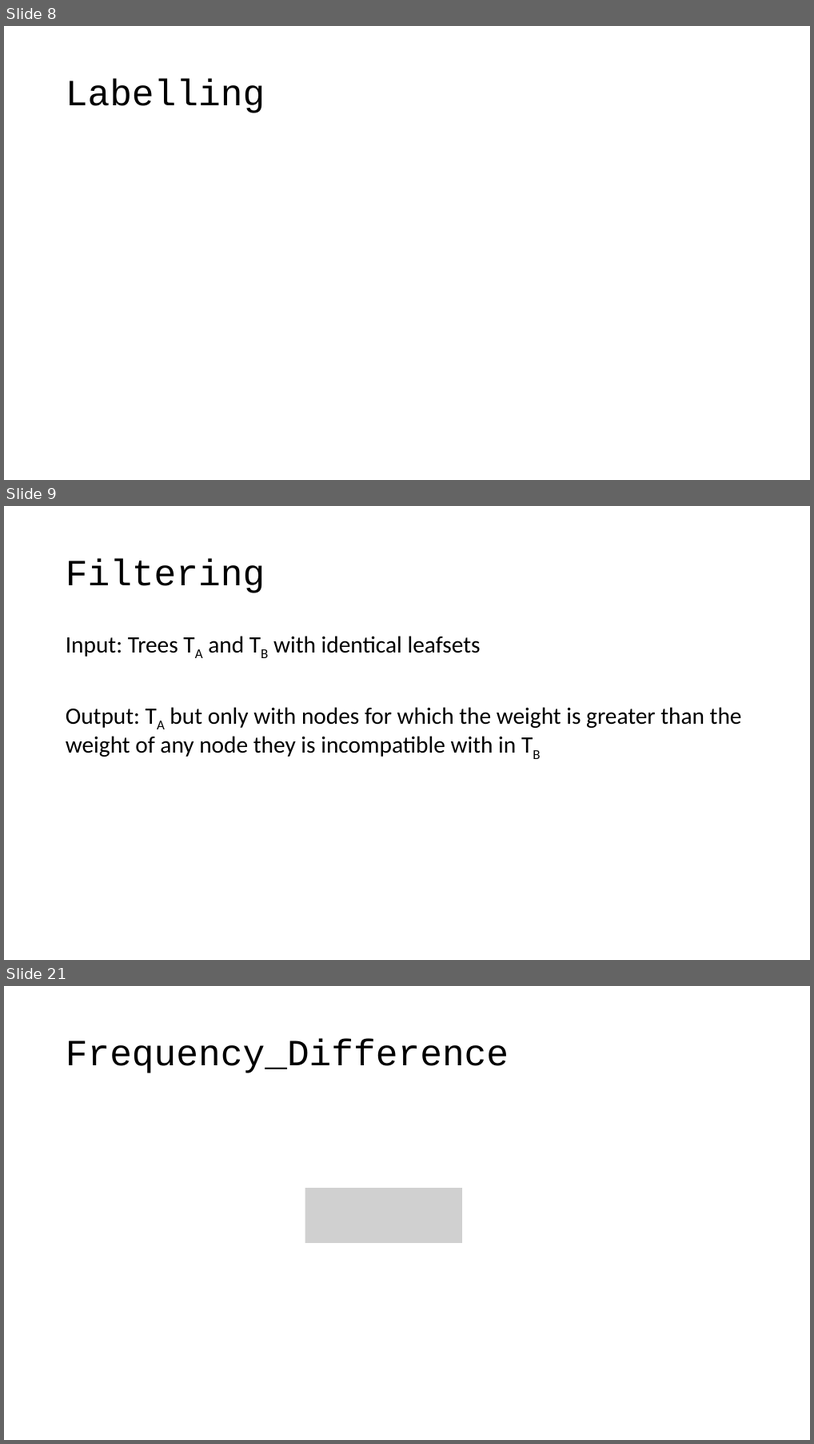
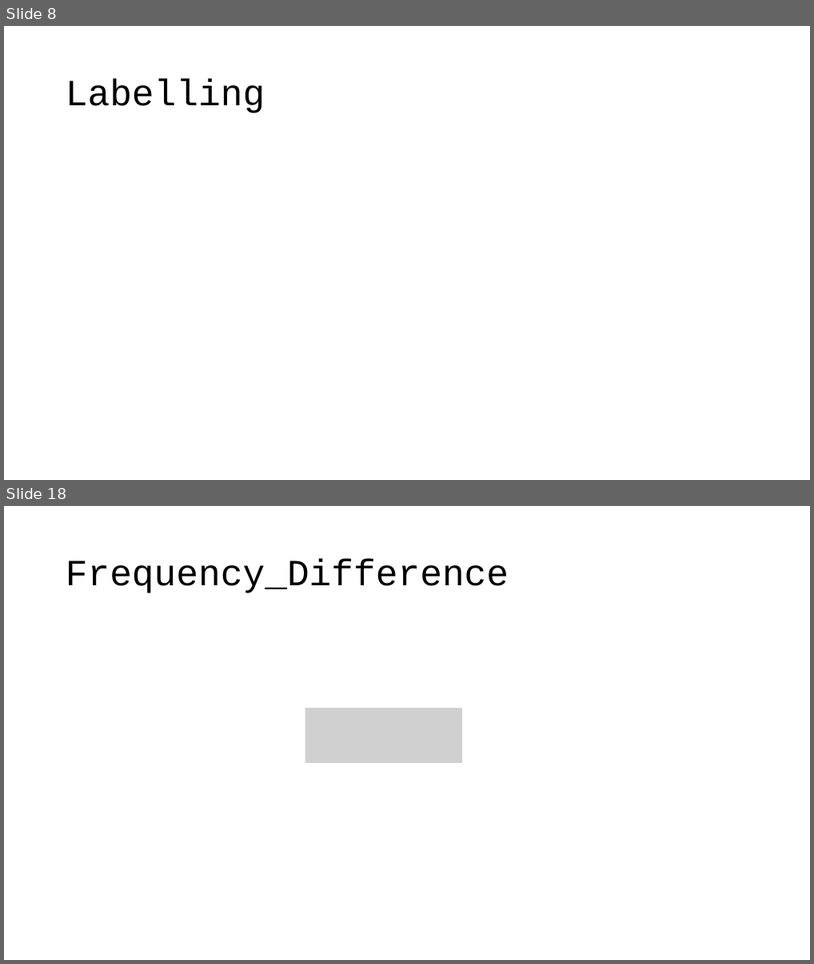
Before and after one commit to varung97/fyp, a slide deck: final_report/presentation/presentation.pptx. Shown one above the other, each under a label of ours: slides 8, 9 and 21 before the commit, slides 8 and 18 after it; the slides between them are not shown. The pictures are 814x1444 and 814x964 pixels, drawn with LibreOffice and Linux fonts; fonts in the diff are those of the drawing; grey boxes stand for pictures. Boxes give left, top, right and bottom in pixels: in the first picture for what was removed or moved away, otherwise in the second. Text is boxed around its words. In the diff, an @@ line names an element or a change of style, - is before the commit and + after.

```diff
--- a/final_report/presentation/presentation.pptx
+++ b/final_report/presentation/presentation.pptx
@@ slide 9 removed at (4, 506, 810, 960), background #FFFFFF @@
@@ title removed at (66, 560, 265, 593) @@
-Filtering
@@ text removed at (66, 636, 742, 756) @@
-Input: Trees TA and TB with identical leafsets
-Output: TA but only with nodes for which the weight is greater than the weight of any node they is incompatible with in TB
@@ what was slide 21 is now slide 18 @@
```
Also in this commit, not shown: 5 slides changed, 7 slides added, 7 other slides removed.
